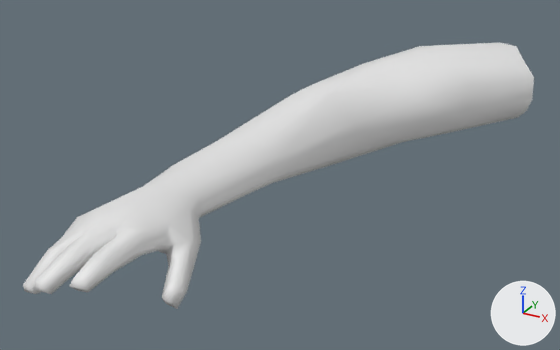
The Blender file Assets/Models/Charchters/HandRig.blend as it was, and as the next commit left it.
The view is the same before and after, from a 50 mm lens placed at (2.64, -12.79, 5.13), pointed at (-2.88, -2.76, 0.11). Arrows for +X, +Y and +Z are at lower right; the lights stay in place.

The first picture shows 'HandRight'.
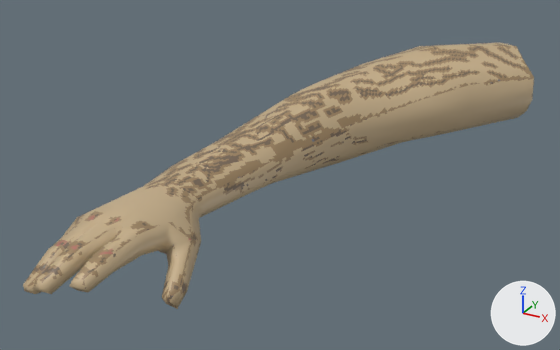
The newer file is also turned or shifted as a whole; pictures and numbers use the older file's frame.

Pixel boxes [x1, y1, x2, y2] of what changed, in the pictures (560 x 350 px):
'HandRight', surface changed (white to beige)
    both: [23, 42, 534, 309]

The change, as a list of edits to the scene's bpy script:
```text
Add img_handuv:
    img_handuv = load_image('HandUv', 'HandUv.png', 256, 256, 'sRGB')
Change mat_skin:
    remove mat_skin.base_color = (0.8, 0.8, 0.8)  # white #e7e7e7
    add mat_skin.texture = img_handuv
```
